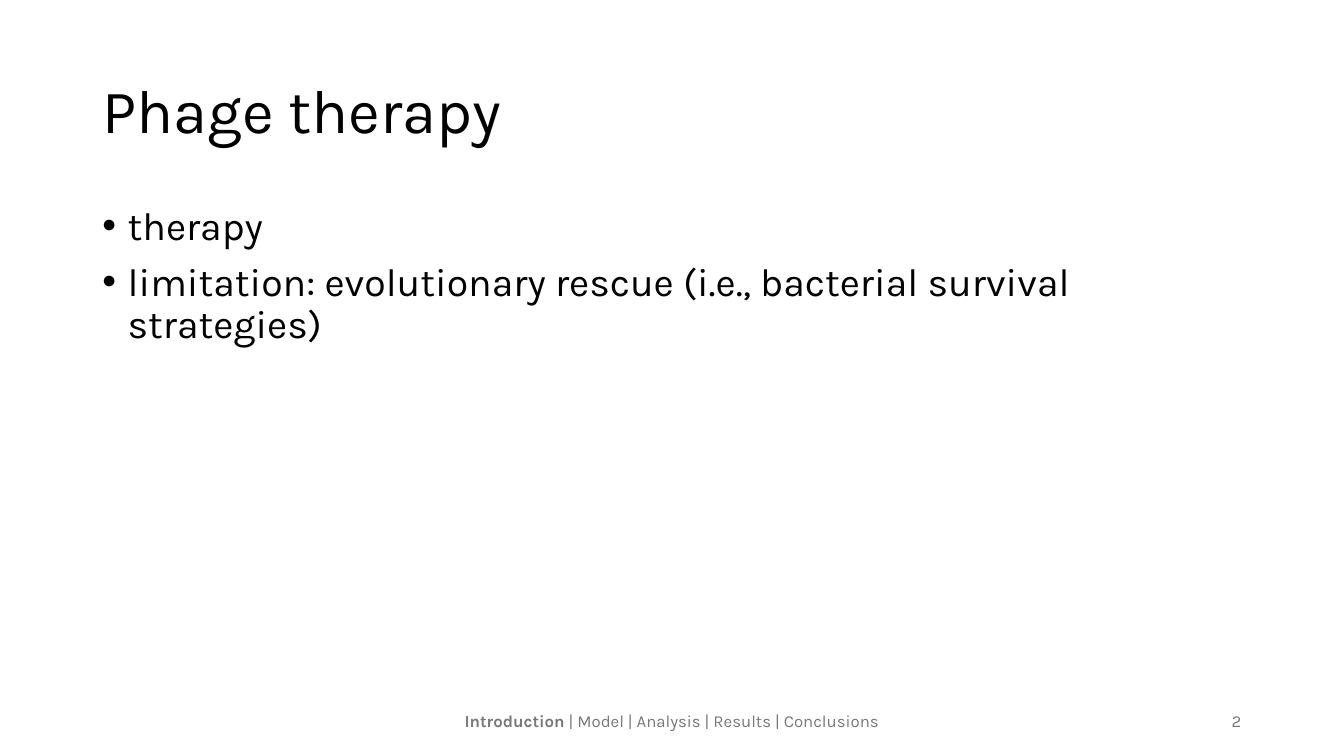
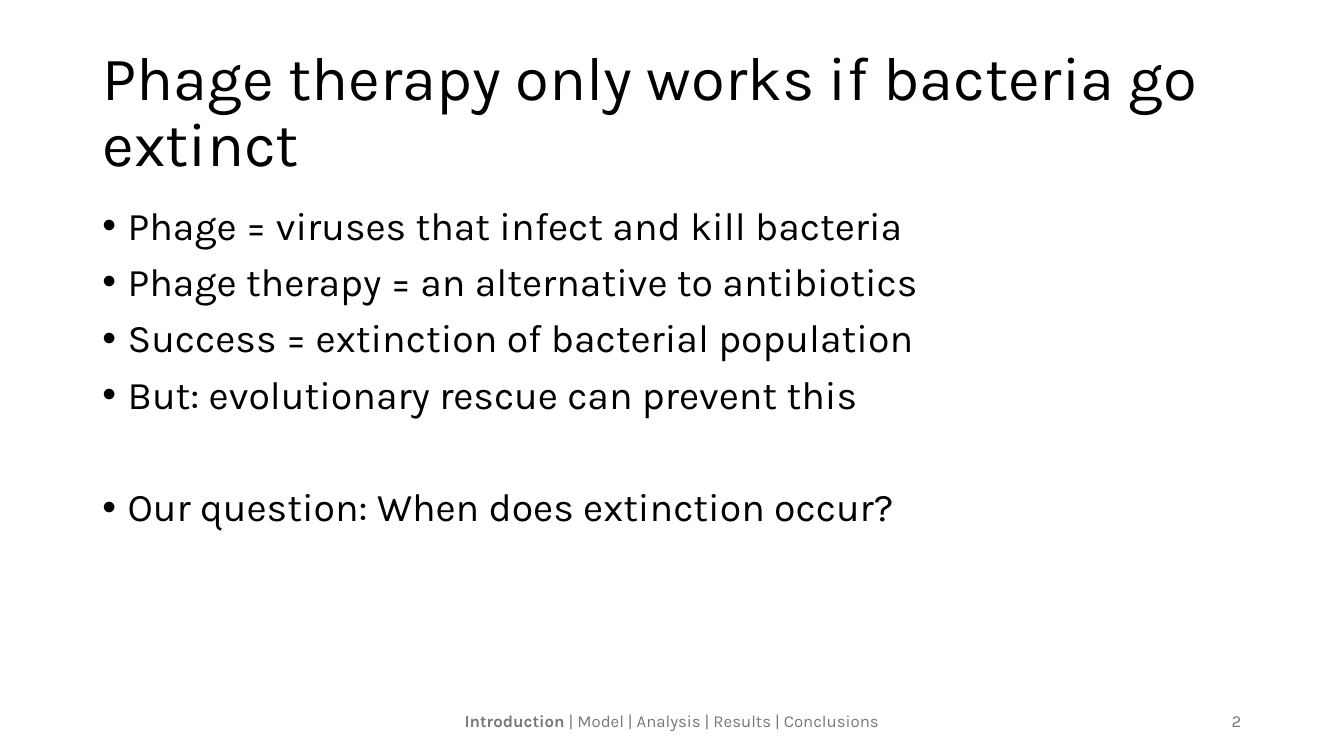
Before and after one commit to langemk/THEE-Coevolution-HGT, a slide deck: slide 2 of presentations/phages_final.pptx. Drawn at 1344x756 pixels with LibreOffice and Linux fonts; fonts in the diff are those of the drawing. Boxes give left, top, right and bottom in pixels: in the first picture for what was removed or moved away, otherwise in the second. Text is boxed around its words. In the diff, an @@ line names an element or a change of style, - is before the commit and + after.

```diff
--- a/presentations/phages_final.pptx
+++ b/presentations/phages_final.pptx
@@ title at (102,57,1197,167): text changed @@
-Phage therapy
+Phage therapy only works if bacteria go extinct
@@ text at (128,213,917,531): text changed @@
-• therapy
-• limitation: evolutionary rescue (i.e., bacterial survival strategies)
+• Phage = viruses that infect and kill bacteria
+• Phage therapy = an alternative to antibiotics
+• Success = extinction of bacterial population
+• But: evolutionary rescue can prevent this
+• Our question: When does extinction occur?
```
Also in this commit, not shown: 5 other slides changed, 2 other files.
